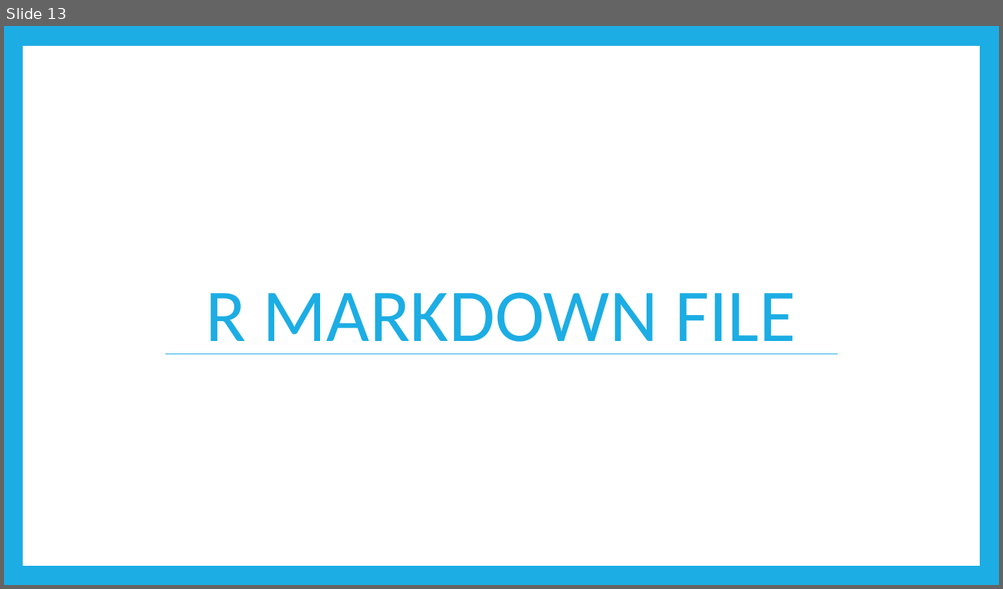
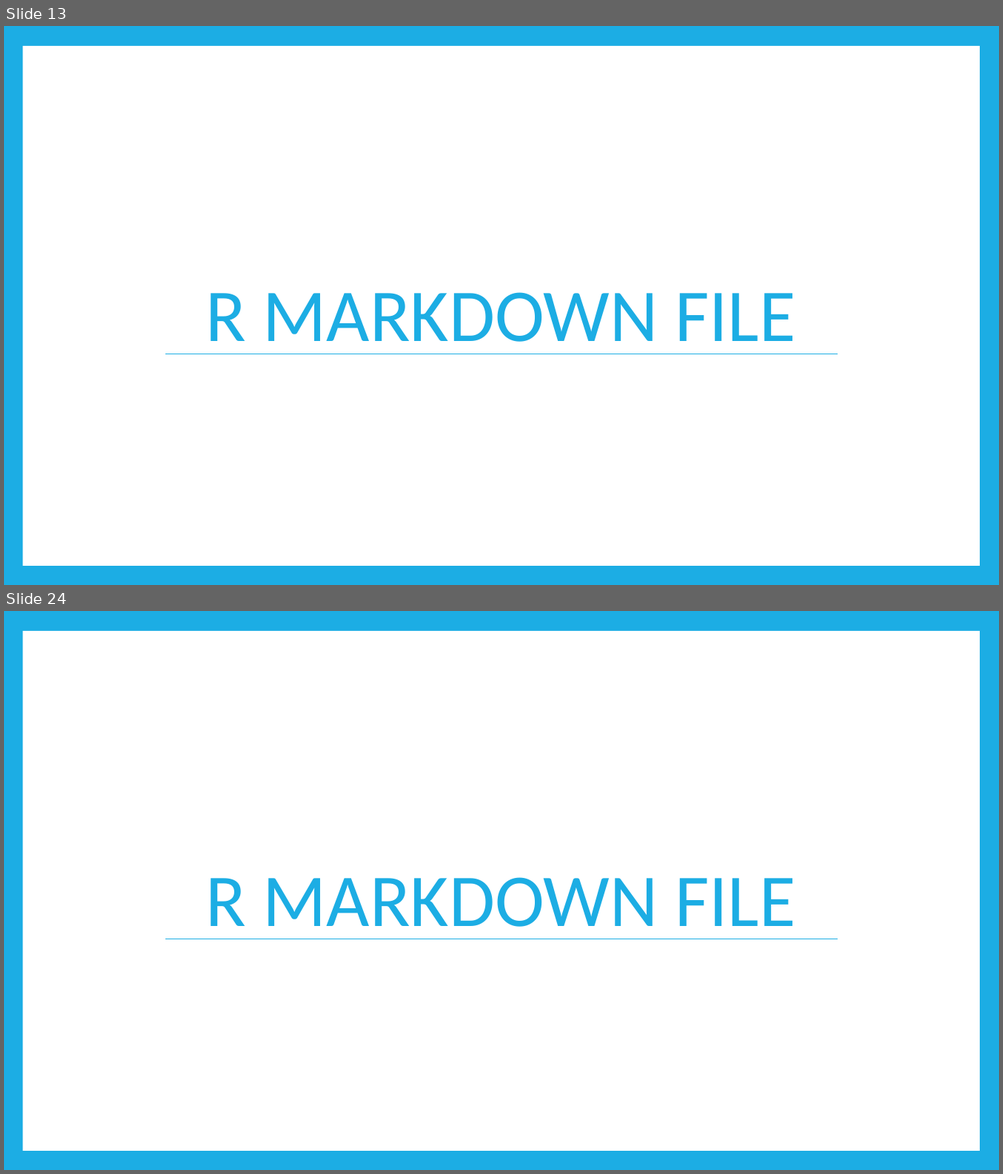
Before and after one commit to RandiLGarcia/smith-r-workshop, a slide deck: docs/Day 1 Slides.pptx. Shown one above the other, each under a label of ours: slide 13 before the commit, slides 13 and 24 after it; the slides between them are not shown. The pictures are 1003x589 and 1003x1174 pixels, drawn with LibreOffice and Linux fonts; fonts in the diff are those of the drawing. Boxes give left, top, right and bottom in pixels: in the first picture for what was removed or moved away, otherwise in the second. Text is boxed around its words. In the diff, an @@ line names an element or a change of style, - is before the commit and + after.

```diff
--- a/docs/Day 1 Slides.pptx
+++ b/docs/Day 1 Slides.pptx
@@ slide 24 added at <box>4,611,999,1170</box>, background #1CADE4; not listed: 2 template elements that a slide beside it also shows @@
@@ title added at <box>205,877,795,940</box>, 72 pt, text #1CADE4 @@
+R MARKDOWN FILE
```
Also in this commit, not shown: 2 slides changed, 11 other slides added, 7 other files.
